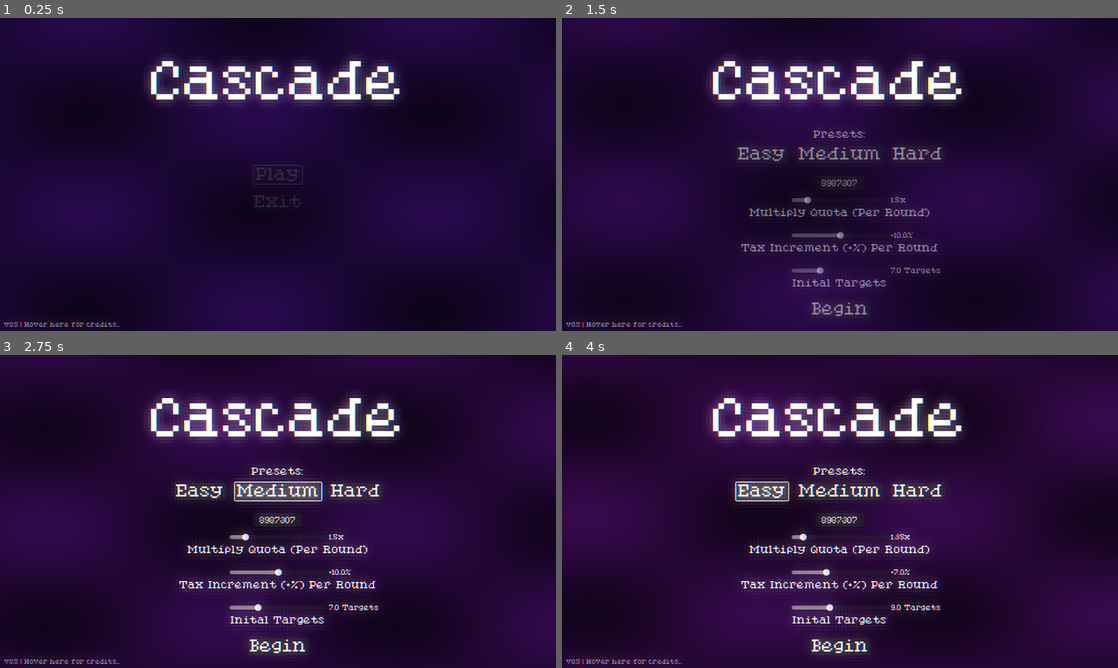
Above: before the commit, frames 1-4 (two rows, left to right).
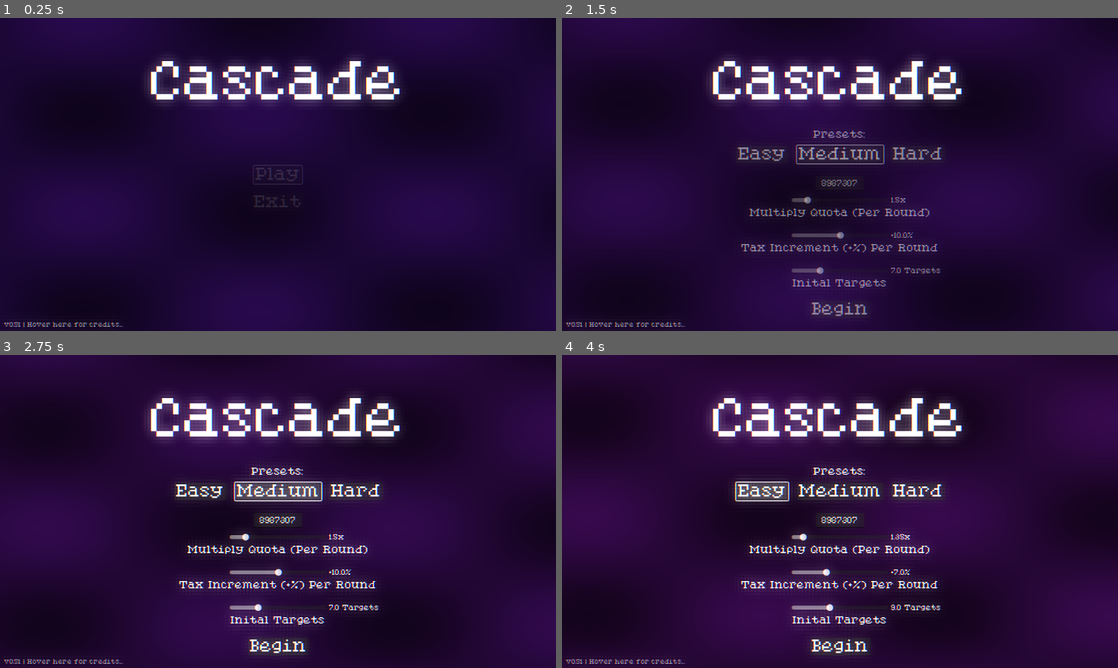
Above: after the commit, the same moments.

Repository: RLATIS/Cascade
Game: Godot game, scene res://scenes/menu.tscn
The game is run twice, just before and just after one commit, with the same random seed, the same clock (stepped at 60 frames per second) and the same inputs.
Inputs:
- Up to frame 1 (0.25 s): no input
- Up to frame 2 (1.5 s): click "Play" at 0.5 s; click "Play" at 1.25 s
- Up to frame 3 (2.75 s): click "Medium" at 2 s
- Up to frame 4 (4 s): click "Easy" at 2.75 s; click "Easy" at 3.5 s

The runs differ from the first frame. In frame 1, 0.2% of the frame differs, in the area x 3-23%, y 97-99%; in frame 2, 0.4%, in the area x 3-59%, y 40-99%; in frame 3, 0.2%; in frame 4, 0.2%.

Commit message:
added 1 upgrade and fixed the keyboard ui controls

Diff:
--- a/scenes/menu.tscn
+++ b/scenes/menu.tscn
@@ -60,7 +60,7 @@
 mouse_filter = 0
 theme_override_fonts/font = ExtResource("3_mhnvy")
 theme_override_font_sizes/font_size = 12
-text = "v0.5 | Hover here for credits..."
+text = "v0.51 | Hover here for credits..."
 vertical_alignment = 2
 
 [node name="creditpanel" type="Panel" parent="title"]
--- a/scripts/Globals.gd
+++ b/scripts/Globals.gd
@@ -26,6 +26,7 @@
 	# TARGETS
 	'+1 Target': { 'cost': 3, 'weight': 43 },
 	'+2 Targets': { 'cost': 5, 'weight': 15 },
+	'+3 Targets': { 'cost': 4, 'weight': 2 },
 	'-1 Target': { 'cost': -4, 'weight': 9 },
 	'Traffic (+3 Targets, +15% shooting cooldown)': { 'cost': 4, 'weight': 5 },
 
@@ -110,6 +111,8 @@
 			targets -= 1
 		elif up == '+2 Targets':
 			targets += 2
+		elif up == '+3 Targets':
+			targets += 3
 
 		elif up == '+10 Score Per Target':
 			scorePerTarget += 10
--- a/scripts/menuUI.gd
+++ b/scripts/menuUI.gd
@@ -100,6 +100,8 @@
 	self.visible = false
 	playmenu.visible = true
 
+	playmenu.get_node('medium').grab_focus()
+
 	for m in playmenu.get_children():
 		if m is CanvasItem:
 			m.self_modulate = Color.WHITE # reset selfmodulate or die
@@ -107,7 +109,8 @@
 			var mt = create_tween()
 			mt.tween_property(m, 'modulate', Color('ffffff'), 0.5)
 
-	await get_tree().create_timer(0.7).timeout
+	await get_tree().create_timer(0.5).timeout
+
 	print('done loading playmenu')
 
 func _on_exit_pressed() -> void:
--- a/scripts/playmenu.gd
+++ b/scripts/playmenu.gd
@@ -9,6 +9,36 @@
 func _ready() -> void:
 	$seedINPT.text = str(randi_range(1, 9999999))
 	_on_medium_pressed()
+
+	$easy.focus_mode = Control.FOCUS_ALL
+	$medium.focus_mode = Control.FOCUS_ALL
+	$hard.focus_mode = Control.FOCUS_ALL
+	$begin.focus_mode = Control.FOCUS_ALL
+
+	$easy.focus_neighbor_right = $medium.get_path()
+	$medium.focus_neighbor_right = $hard.get_path()
+	$hard.focus_neighbor_right = $easy.get_path()
+
+	$easy.focus_neighbor_left = $hard.get_path()
+	$medium.focus_neighbor_left = $easy.get_path()
+	$hard.focus_neighbor_left = $medium.get_path()
+
+	$easy.focus_neighbor_bottom = $seedINPT.get_path()
+	$medium.focus_neighbor_bottom = $seedINPT.get_path()
+	$hard.focus_neighbor_bottom = $seedINPT.get_path()
+
+	$seedINPT.focus_neighbor_top = $medium.get_path()
+
+	$seedINPT.focus_neighbor_bottom = $mqSLIDER.get_path()
+	$mqSLIDER.focus_neighbor_bottom = $tiSLIDER.get_path()
+	$tiSLIDER.focus_neighbor_bottom = $itSLIDER.get_path()
+	$itSLIDER.focus_neighbor_bottom = $begin.get_path()
+
+	$mqSLIDER.focus_neighbor_top = $seedINPT.get_path()
+	$tiSLIDER.focus_neighbor_top = $mqSLIDER.get_path()
+	$itSLIDER.focus_neighbor_top = $tiSLIDER.get_path()
+
+	$begin.focus_neighbor_top = $itSLIDER.get_path()
 
 func _on_mq_slider_value_changed(value: float) -> void:
 	var am = snappedf(remap(value, 0, 100, 1.1, 4), 0.05)
